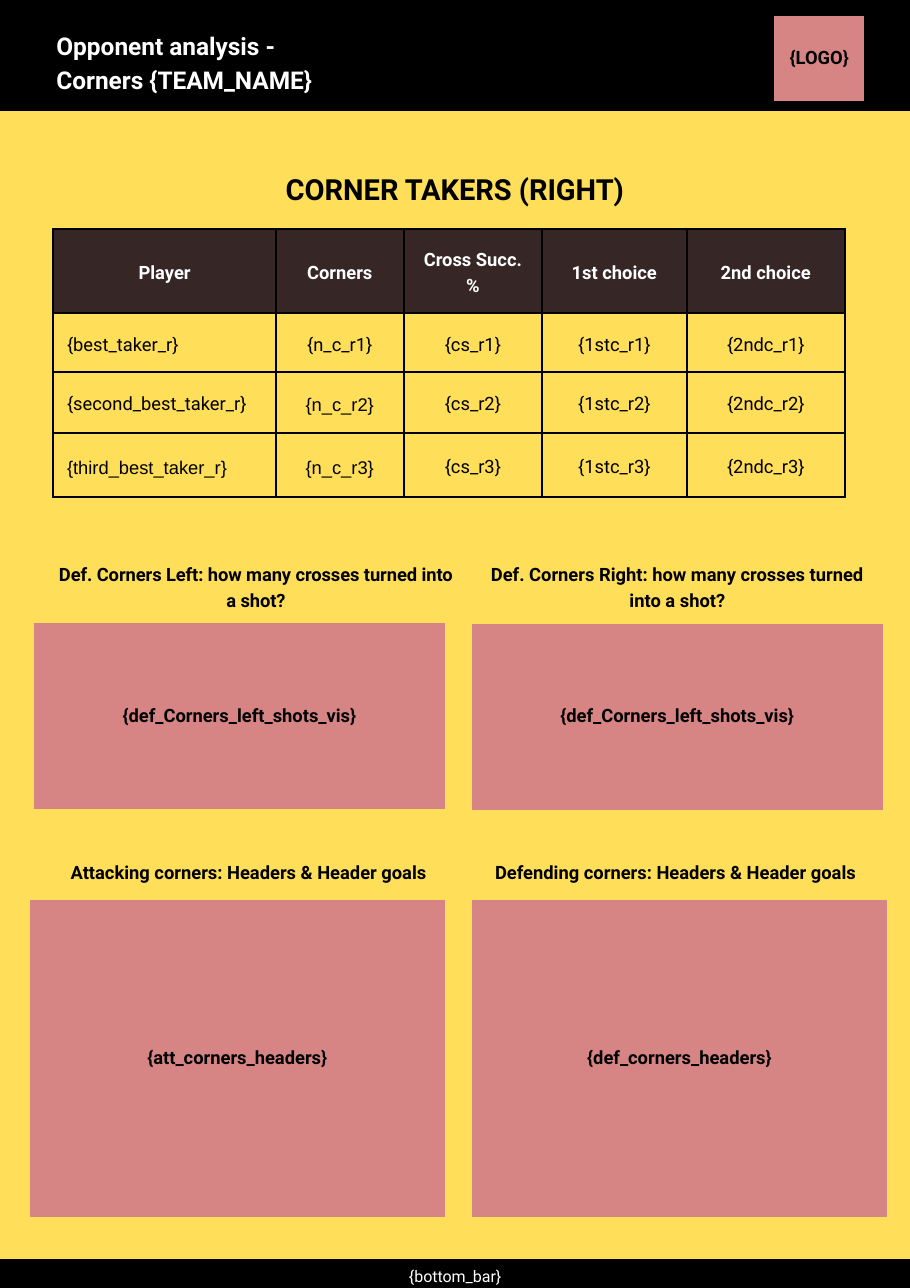
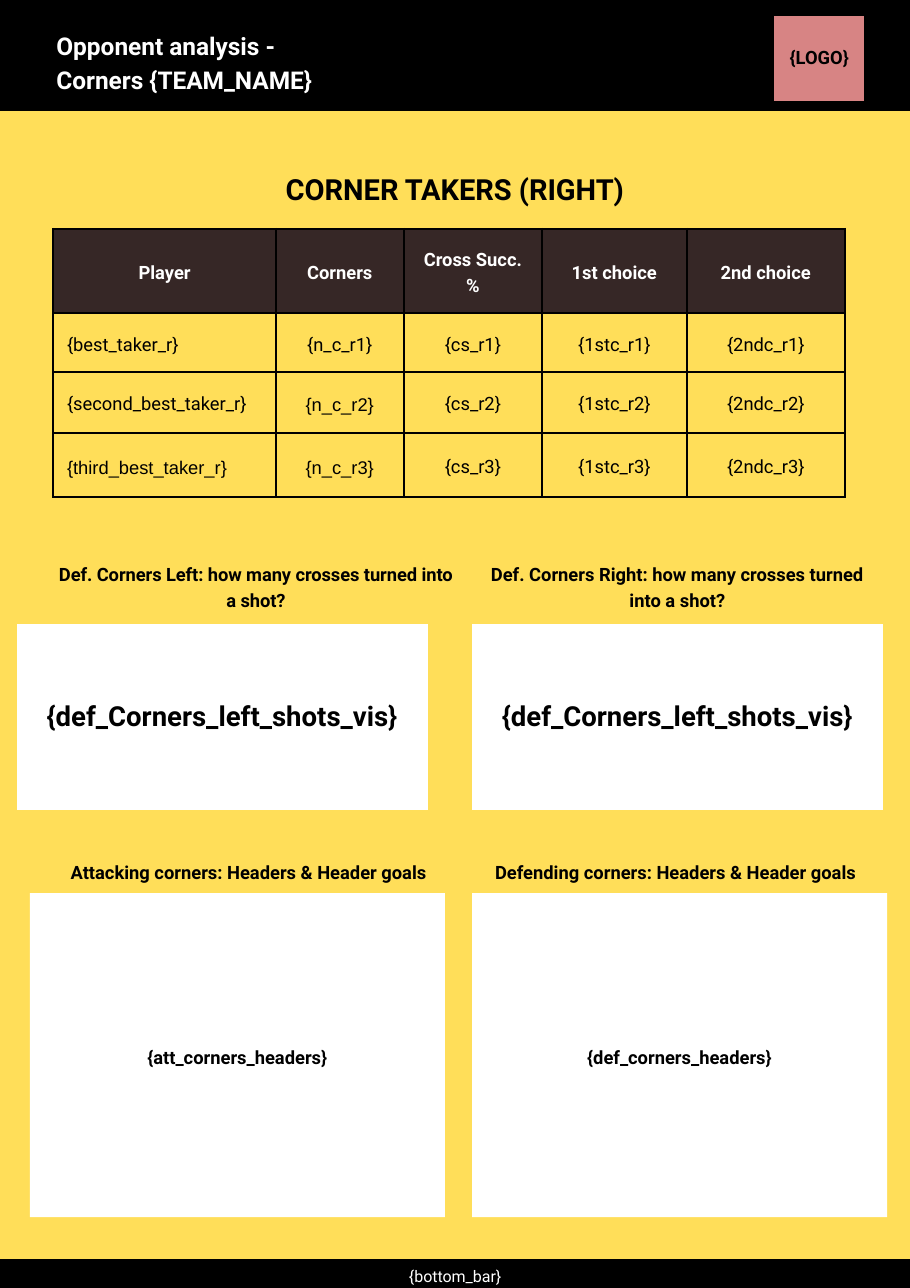
Before and after one commit to RoelandKramer/opp_analysis2, a slide deck: slide 2 of template_opp_analysis.pptx. Drawn at 910x1288 pixels with LibreOffice and Linux fonts; fonts in the diff are those of the drawing. Boxes give left, top, right and bottom in pixels: in the first picture for what was removed or moved away, otherwise in the second. Text is boxed around its words. In the diff, an @@ line names an element or a change of style, - is before the commit and + after.

```diff
--- a/template_opp_analysis.pptx
+++ b/template_opp_analysis.pptx
@@ fill #D78484 to #FFFFFF in 4 elements at (30,900,445,1217), (473,900,888,1217), (473,624,884,810), (17,624,427,810) @@
@@ freeform shape "{def_Corners_left_shots_vis}": place and size @@
-freeform shape "{def_Corners_left_shots_vis}" at (34,624,445,810)
+freeform shape "{def_Corners_left_shots_vis}" at (17,624,427,810)
@@ text in freeform shape at (47,704,398,731): text added @@
+{def_Corners_left_shots_vis}
@@ text removed at (123,708,357,725) @@
-{def_Corners_left_shots_vis}
@@ text in freeform shape at (502,704,853,731): text added @@
+{def_Corners_left_shots_vis}
@@ text removed at (560,708,794,725) @@
-{def_Corners_left_shots_vis}
@@ rectangle "{att_corners_headers}": place and size @@
-rectangle "{att_corners_headers}" at (147,1050,327,1067)
+rectangle "{att_corners_headers}" at (30,893,445,1217)
@@ rectangle "{att_corners_headers}" at (30,893,445,1217): fill none to #FFFFFF @@
@@ rectangle "{def_corners_headers}": place and size @@
-rectangle "{def_corners_headers}" at (587,1050,771,1067)
+rectangle "{def_corners_headers}" at (473,893,888,1217)
@@ rectangle "{def_corners_headers}" at (473,893,888,1217): fill none to #FFFFFF @@
```
